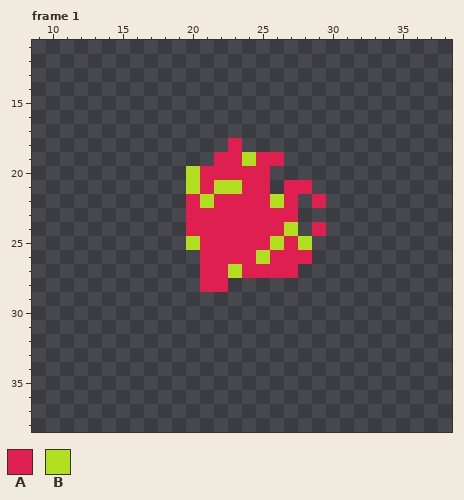
Edited in one commit: pixel-art file (assets/ase/projectile_fireball.ase). Above is the file before it was changed.
48x48 pixels, 36 frames. Shown: frame 1: x 9..38, y 11..38. The commit also changed other frames, which this record leaves out.
Palette (. is transparent): A #df1f4f  B #afdf1f
Pixels before, frame 1, first column x 20:
18 ...A......
19 ..AABAA...
20 BAAAAA....
21 BABBAA.AA.
22 ABAAAABA.A
23 AAAAAAAA..
24 AAAAAAAB.A
25 BAAAAABAB.
26 .AAAABAAA.
27 .AABAAAA..
28 .AA.......
The result:
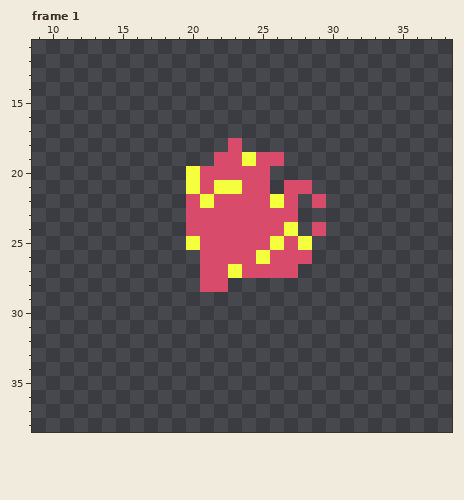
Changes in this commit:
colour A: #df1f4f -> #d84b6b
colour B: #afdf1f -> #f4ff3e
Where, in picture pixels (left, top, right, bottom), the same in both pictures:
changed: (186, 138, 326, 292)
